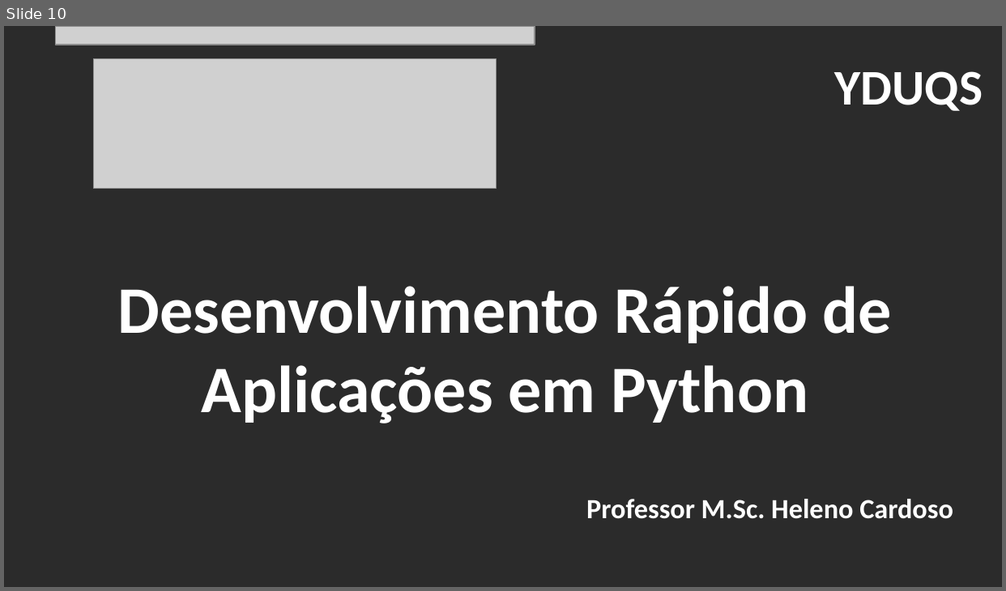
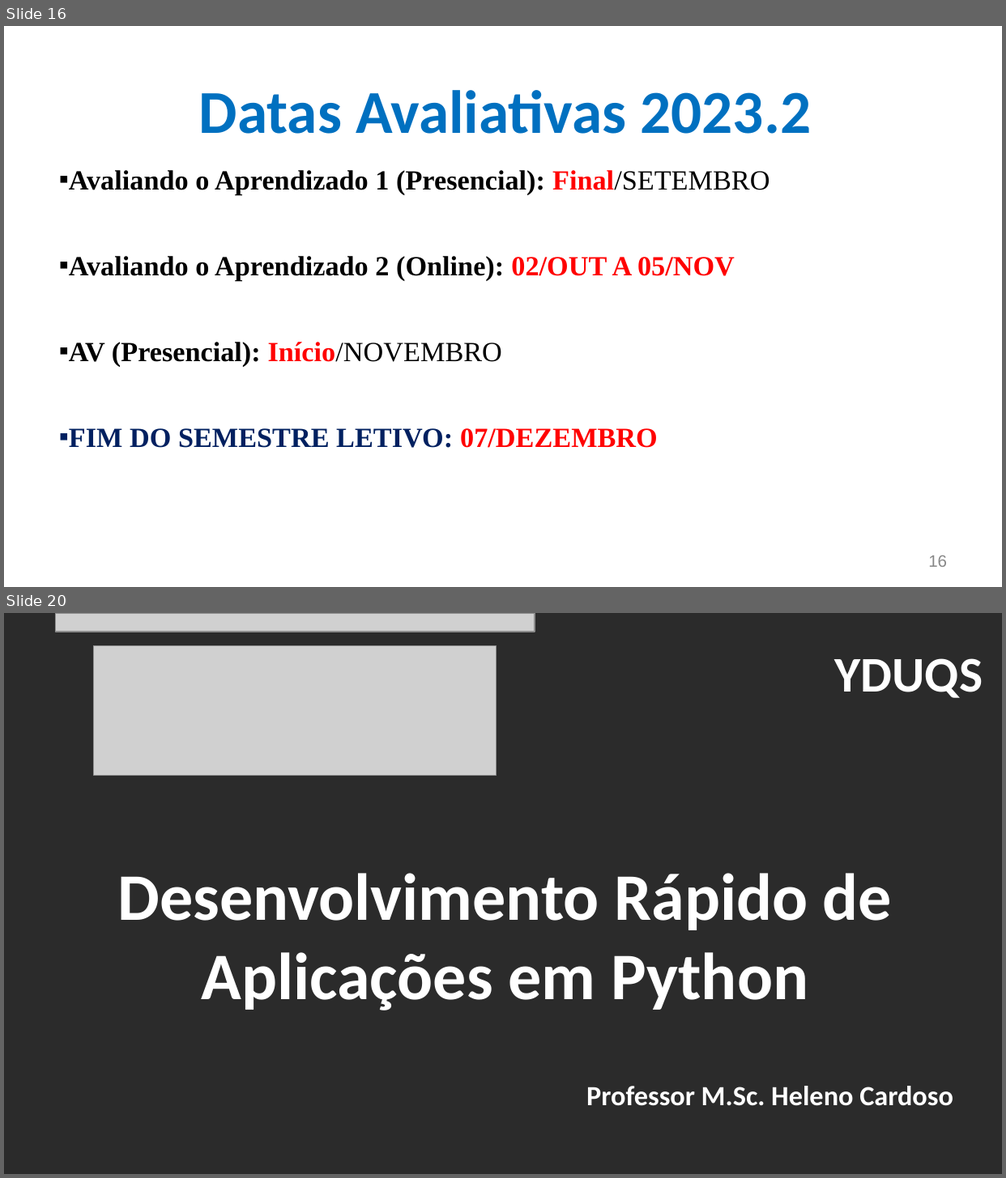
Before and after one commit to CloudEducationBrazil/WydenUniRuyPythonRAD, a slide deck: 01 Classes/Apresentação - Desenvolvimento RAD Python.pptx. Shown one above the other, each under a label of ours: slide 10 before the commit, slides 16 and 20 after it; the slides between them are not shown. The pictures are 1006x591 and 1006x1178 pixels, drawn with LibreOffice and Linux fonts; fonts in the diff are those of the drawing; grey boxes stand for pictures; background and template pictures are left out; a plain dark background stands for a picture behind light text. Boxes give left, top, right and bottom in pixels: in the first picture for what was removed or moved away, otherwise in the second. Text is boxed around its words. In the diff, an @@ line names an element or a change of style, - is before the commit and + after.

Commit message:
Atualização de semestre 2023.2

```diff
--- a/01 Classes/Apresentação - Desenvolvimento RAD Python.pptx
+++ b/01 Classes/Apresentação - Desenvolvimento RAD Python.pptx
@@ slide 16 added at bbox=[4, 26, 1002, 587], background picture (left out) @@
@@ title added at bbox=[199, 90, 811, 134], 44 pt, text #0070C0, bold @@
+Datas Avaliativas 2023.2
@@ text added at bbox=[69, 170, 769, 448], 20 pt, text #000000, bold @@
+▪ Avaliando o Aprendizado 1 (Presencial): Final/SETEMBRO
+▪ Avaliando o Aprendizado 2 (Online): 02/OUT A 05/NOV
+▪ AV (Presencial): Início/NOVEMBRO
+▪ FIM DO SEMESTRE LETIVO: 07/DEZEMBRO
@@ page number added at bbox=[928, 556, 947, 567], 12 pt, text #888888 @@
+16
@@ what was slide 10 is now slide 20 @@
```
Also in this commit, not shown: 8 slides changed, 9 other slides added, 11 other files.
